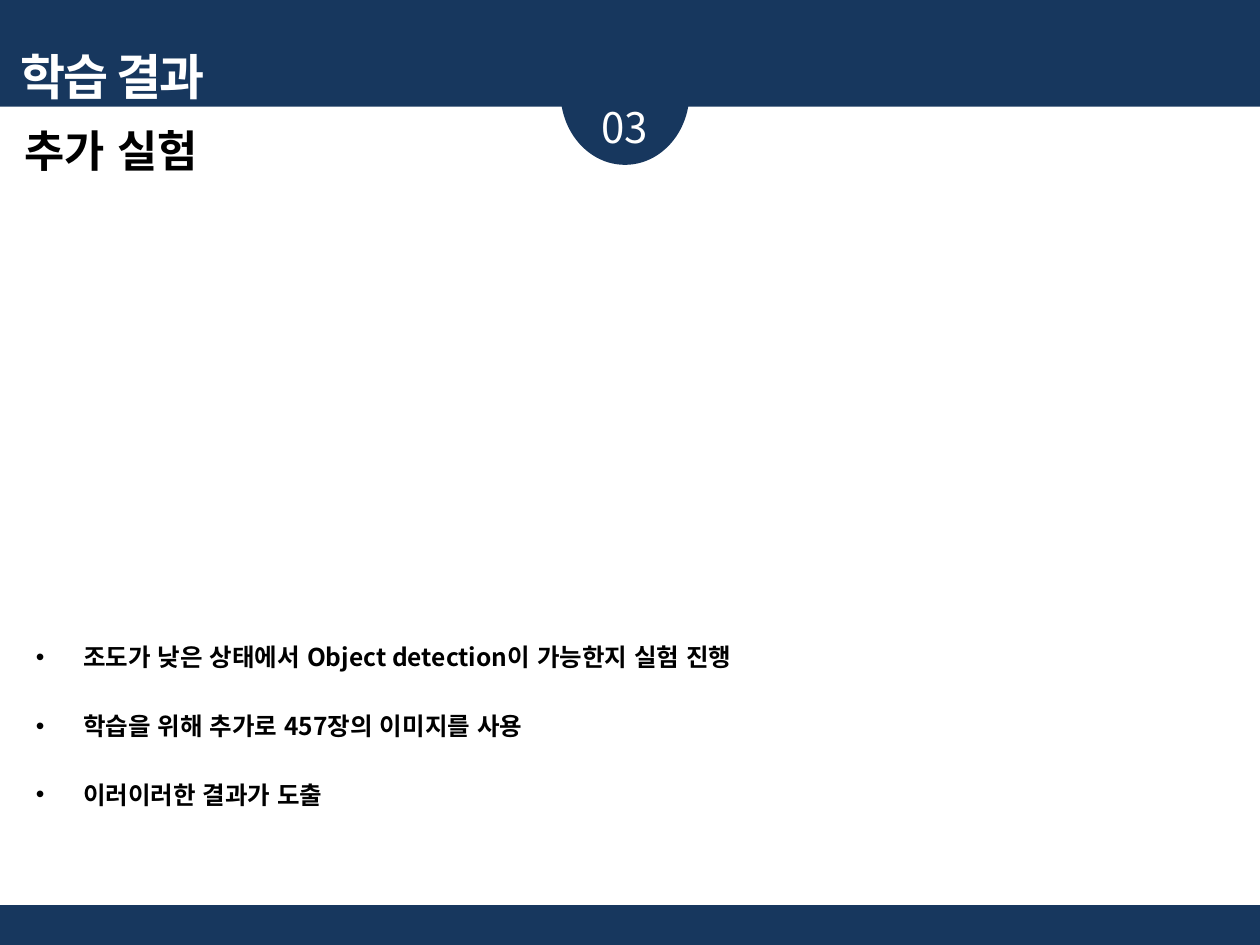
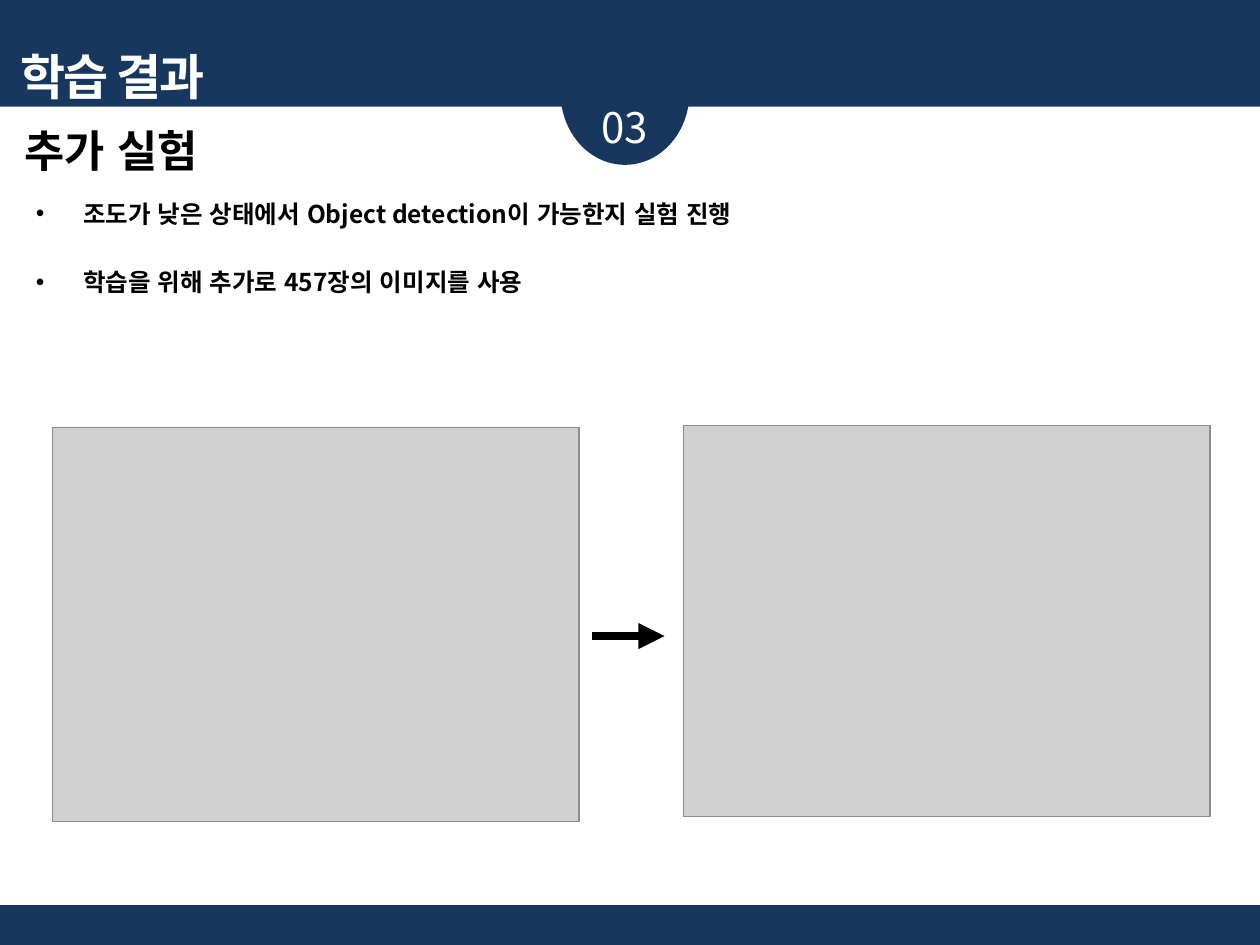
Before and after one commit to jinujeon/ICE_CAP, a slide deck: slide 8 of Docs/201402750 임광효/개인조사_201402750_임광효.pptx. Drawn at 1260x945 pixels with LibreOffice and Linux fonts; fonts in the diff are those of the drawing; grey boxes stand for pictures. Boxes give left, top, right and bottom in pixels: in the first picture for what was removed or moved away, otherwise in the second. Text is boxed around its words. In the diff, an @@ line names an element or a change of style, - is before the commit and + after.

```diff
--- a/Docs/201402750 임광효/개인조사_201402750_임광효.pptx
+++ b/Docs/201402750 임광효/개인조사_201402750_임광효.pptx
@@ text "조도가 낮은 상태에서 Object detection이 ...": place and size @@
-text "조도가 낮은 상태에서 Object detection이 ..." at (83, 645, 731, 807)
+text "조도가 낮은 상태에서 Object detection이 ..." at (83, 202, 731, 294)
@@ picture added at (53, 427, 580, 822) @@
@@ picture added at (684, 426, 1211, 818) @@
@@ arrow added from (592, 636) to (664, 636), #000000 5 pt @@
@@ text at (83, 783, 322, 807): paragraph removed @@
-• 이러이러한 결과가 도출
```
Also in this commit, not shown: 4 other slides changed, 2 slides added.
